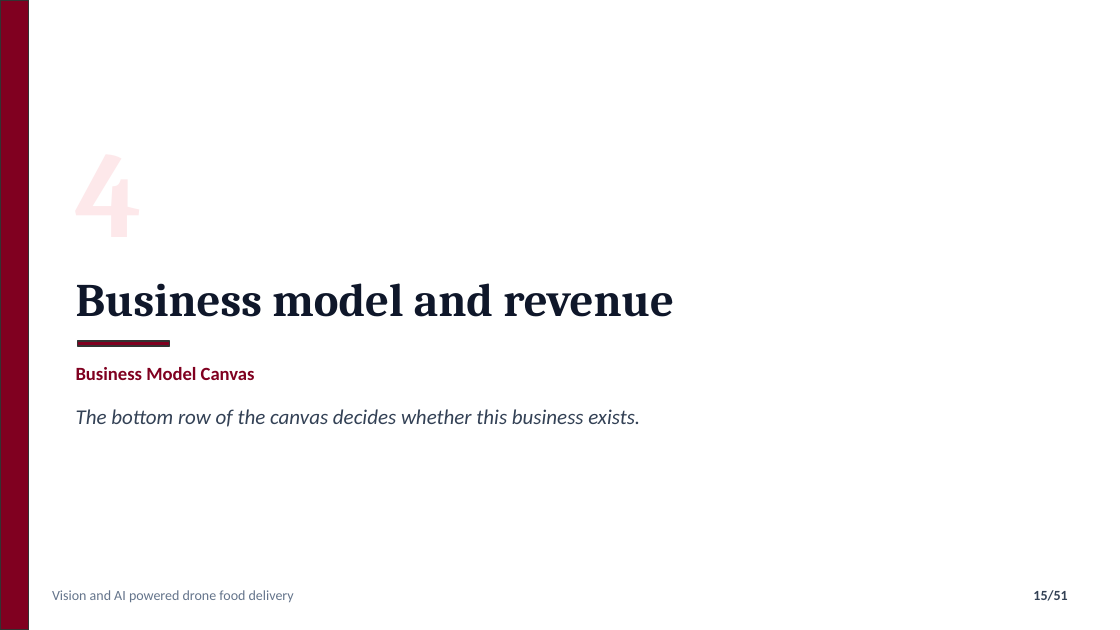
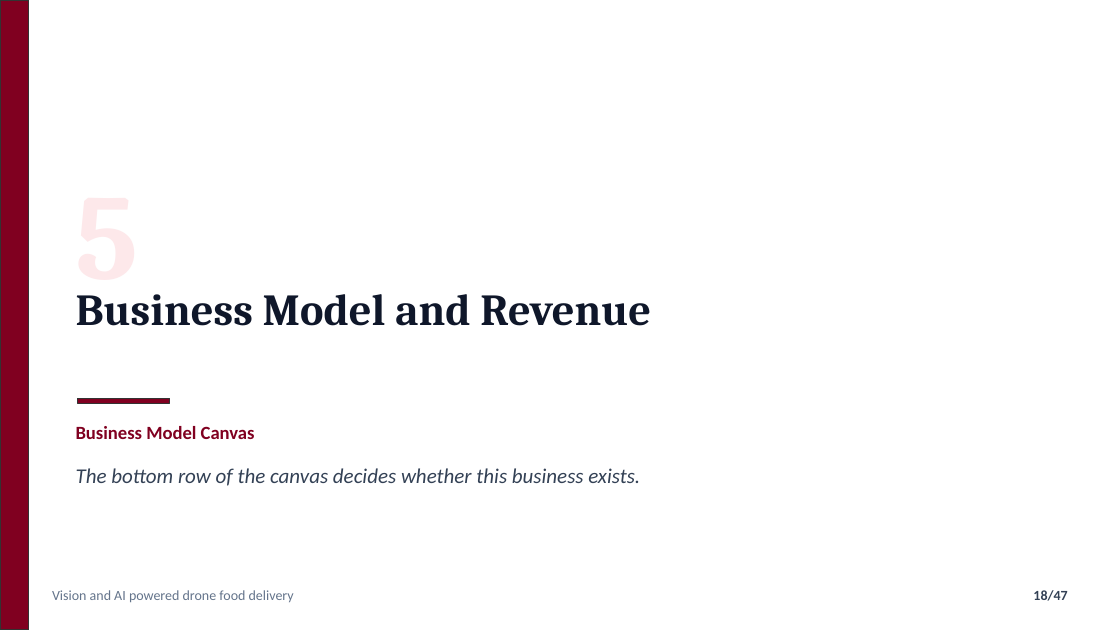
Before and after one commit to nafiskabbo/presentation-hum, a slide deck: slide 18 of output/AeroSetu_Group_Presentation-v1.pptx (slide 15 before the commit). Drawn at 1120x630 pixels with LibreOffice and Linux fonts; fonts in the diff are those of the drawing. Boxes give left, top, right and bottom in pixels: in the first picture for what was removed or moved away, otherwise in the second. Text is boxed around its words. In the diff, an @@ line names an element or a change of style, - is before the commit and + after.

```diff
--- a/output/AeroSetu_Group_Presentation-v1.pptx
+++ b/output/AeroSetu_Group_Presentation-v1.pptx
@@ text at [76,294,651,326]: text changed; size 40 to 38 pt @@
-Business model and revenue
+Business Model and Revenue
@@ text "Business Model and Revenue" at [76,294,651,326]: vertical alignment middle to top @@
@@ text added at [76,295,139,305], 104 pt, text #FDE8EA, bold @@
+5
@@ text "Business Model Canvas": place and size @@
-text "Business Model Canvas" at [76,367,255,380]
+text "Business Model Canvas" at [76,426,255,439]
@@ rectangle: place and size @@
-rectangle at [77,341,170,346]
+rectangle at [77,398,170,403]
@@ text "The bottom row of the ...": place and size @@
-text "The bottom row of the ..." at [76,409,640,427]
+text "The bottom row of the ..." at [76,468,640,486]
@@ page number at [1033,590,1067,601]: text changed @@
-15/51
+18/47
```
Also in this commit, not shown: 44 other slides changed, 1 slide added, 5 slides removed, 3 other files.
